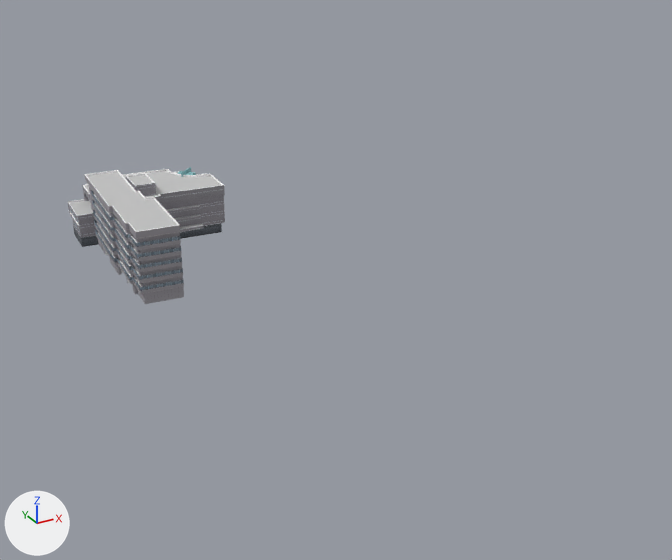
An edit to the OBJ model sabae-pj3d-tsutsujihall.obj, drawn before and after from the same camera.
The view is the same before and after, from a 50 mm camera at (-86.0, -269.0, 123.0) aimed at (43.0, -35.0, 6.0). The lights are fixed; the arrows at lower left show +X, +Y and +Z. Where no turn or scale is listed for an object, it has been applied to the vertices. Vertices at the same position are counted once.

Objects in the first picture: 'sabae-pj3d-tsutsujihall'.
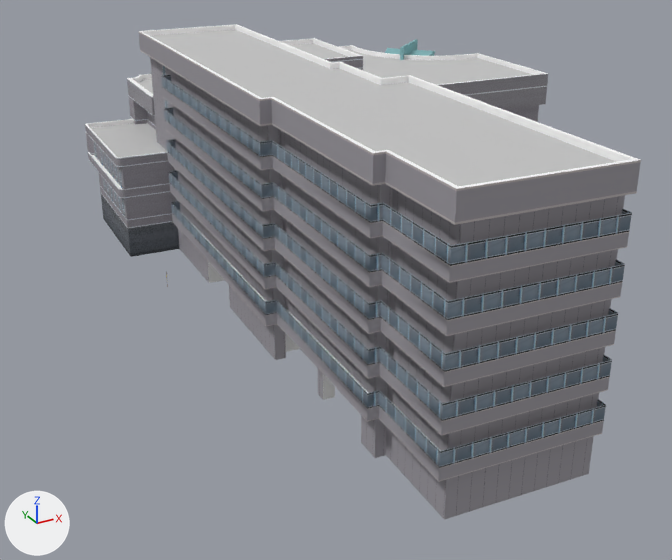
Pixel boxes [x1, y1, x2, y2] of what changed, in the pictures (672 x 560 px; the box of a moved part takes in the faces that stretch with it):
'sabae-pj3d-tsutsujihall', reshaped (253% wider, 260% taller)
    before: [68, 167, 225, 304]
    after: [85, 24, 641, 520]
part 1 of me_sabae_pj3d_tsutsujihall, moved or reshaped
    before: [68, 169, 225, 304]
    after: [85, 24, 641, 520]
part 2 of me_sabae_pj3d_tsutsujihall, moved or reshaped
    before: [126, 173, 156, 197]
    after: [280, 38, 363, 70]
part 3 of me_sabae_pj3d_tsutsujihall, moved or reshaped
    before: [181, 167, 191, 177]
    after: [400, 39, 418, 60]
part 4 of me_sabae_pj3d_tsutsujihall, moved or reshaped
    before: [177, 171, 196, 175]
    after: [385, 48, 436, 56]
part 5 of me_sabae_pj3d_tsutsujihall, moved or reshaped
    before: [91, 190, 181, 250]
    after: [161, 75, 632, 283]
part 6 of me_sabae_pj3d_tsutsujihall, moved or reshaped
    before: [95, 229, 184, 294]
    after: [171, 201, 606, 482]
part 7 of me_sabae_pj3d_tsutsujihall, moved or reshaped
    before: [92, 200, 182, 261]
    after: [164, 107, 625, 336]
part 8 of me_sabae_pj3d_tsutsujihall, moved or reshaped
    before: [93, 210, 182, 272]
    after: [169, 171, 612, 436]
part 9 of me_sabae_pj3d_tsutsujihall, moved or reshaped
    before: [94, 219, 183, 283]
    after: [166, 139, 618, 387]

What the commit changed:
Material 'Sumele_Hair' (mat_sumele_hair) is new.
Its base color is (0.0745, 0.051, 0.0275) (brown #4d402e).
Its roughness is 1.0.
Material 'Sumele_Jewelry' (mat_sumele_jewelry) is new.
Its base color is (0.663, 0.663, 0.663) (light grey #d5d5d5).
Its roughness is 1.0.
Material 'Sumele_Shoe' (mat_sumele_shoe) is new.
Its base color is (0.824, 0.722, 0.659) (white #eaddd4).
Its roughness is 1.0.
Material 'Sumele_Dress3' (mat_sumele_dress3) is new.
Its base color is (0.0, 0.118, 0.4) (blue #0060aa).
Its roughness is 1.0.
Material 'Sumele_Dress2' (mat_sumele_dress2) is new.
Its base color is (0.882, 0.624, 0.0314) (yellow #f1cf32).
Its roughness is 1.0.
Material 'Sumele_Dress' (mat_sumele_dress) is new.
Its base color is (0.988, 0.71, 0.0353) (yellow #fedb35).
Its roughness is 1.0.
Material 'Sumele_Skin' (mat_sumele_skin) is new.
Its base color is (0.549, 0.31, 0.227) (beige #c49783).
Its roughness is 1.0.
me_sabae_pj3d_tsutsujihall has 1169 vertices, 1184 faces and spans x -23.2..24.6, y -36.9..34.6, z 11.5..33.7.
me_sabae_pj3d_tsutsujihall is used by ob_sabae_pj3d_tsutsujihall; location (0.0, 0.0, 0.0).
me_sabae_pj3d_tsutsujihall part 1: the loose piece of 876 vertices spanning x -23.2..24.6, y -36.9..34.6, z 11.5..33.7 is scaled about its middle by 3.28, then moved by (72.1, -29.5, 14.2).
me_sabae_pj3d_tsutsujihall part 2: the loose piece of 16 vertices spanning x -5.7..1.6, y 8.8..21.2, z 27.7..31.7 is scaled about its middle by 3.28, then moved by (65.8, 7.4, 30.4).
me_sabae_pj3d_tsutsujihall part 3: the loose piece of 8 vertices spanning x 14.8..19.8, y 23.3..27.7, z 26.2..29.2 is scaled about its middle by 3.28, then moved by (110.0, 31.3, 25.8).
me_sabae_pj3d_tsutsujihall part 4: the loose piece of 18 vertices spanning x 13.9..20.1, y 22.1..28.6, z 26.2..28.3 is scaled about its middle by 3.28, then moved by (109.3, 30.9, 24.7).
me_sabae_pj3d_tsutsujihall part 5: the loose piece of 37 vertices spanning x -20.2..-7.5, y -36.8..15.0, z 28.3..30.5 is scaled about its middle by 3.28, then moved by (38.9, -51.7, 29.7).
me_sabae_pj3d_tsutsujihall part 6: the loose piece of 37 vertices spanning x -20.2..-7.5, y -36.8..15.0, z 15.2..17.4 is scaled about its middle by 3.28, then moved by (38.9, -51.7, -0.2).
me_sabae_pj3d_tsutsujihall part 7: the loose piece of 37 vertices spanning x -20.2..-7.5, y -36.8..15.0, z 25.0..27.2 is scaled about its middle by 3.28, then moved by (38.9, -51.7, 22.2).
me_sabae_pj3d_tsutsujihall part 8: the loose piece of 37 vertices spanning x -20.2..-7.5, y -36.8..15.0, z 21.7..23.9 is scaled about its middle by 3.28, then moved by (38.9, -51.7, 4.0).
me_sabae_pj3d_tsutsujihall part 9: the loose piece of 37 vertices spanning x -20.2..-7.5, y -36.8..15.0, z 18.5..20.7 is scaled about its middle by 3.28, then moved by (38.9, -51.7, 18.0).
me_sabae_pj3d_tsutsujihall now uses material mat_sumele_hair (brown #4d402e).
me_sabae_pj3d_tsutsujihall now uses material mat_sumele_dress (yellow #fedb35).
me_sabae_pj3d_tsutsujihall now uses material mat_sumele_skin (beige #c49783).
me_sabae_pj3d_tsutsujihall now uses material mat_sumele_jewelry (light grey #d5d5d5).
me_sabae_pj3d_tsutsujihall now uses material mat_sumele_dress3 (blue #0060aa).
me_sabae_pj3d_tsutsujihall now uses material mat_sumele_dress2 (yellow #f1cf32).
me_sabae_pj3d_tsutsujihall now uses material mat_sumele_shoe (white #eaddd4).
